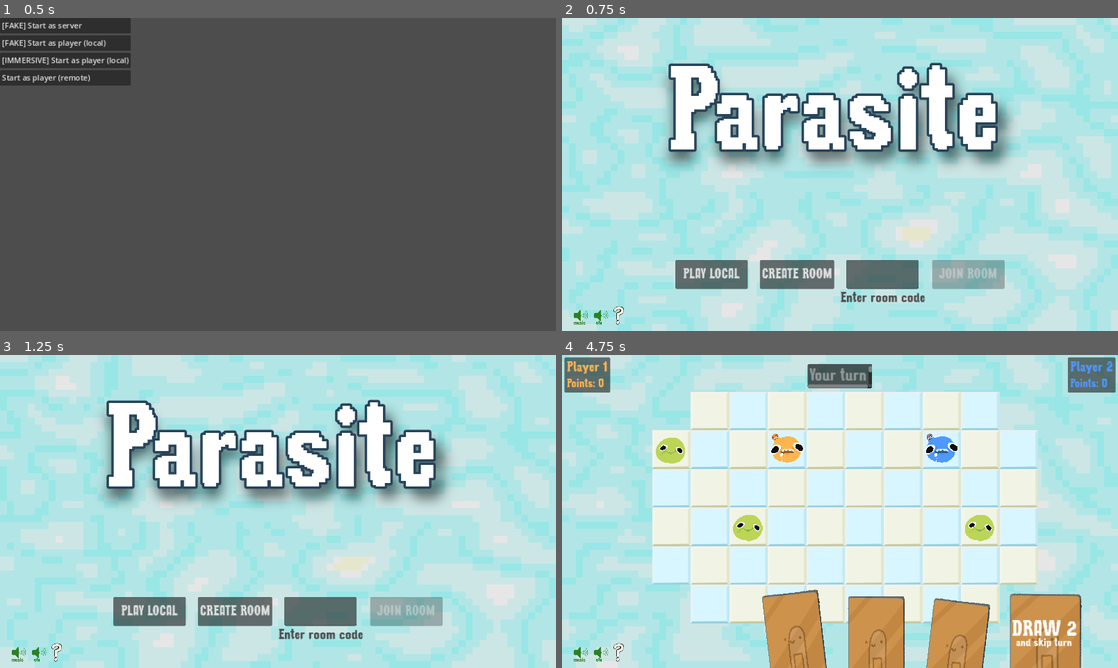
Above: before the commit, frames 1-4 (two rows, left to right).
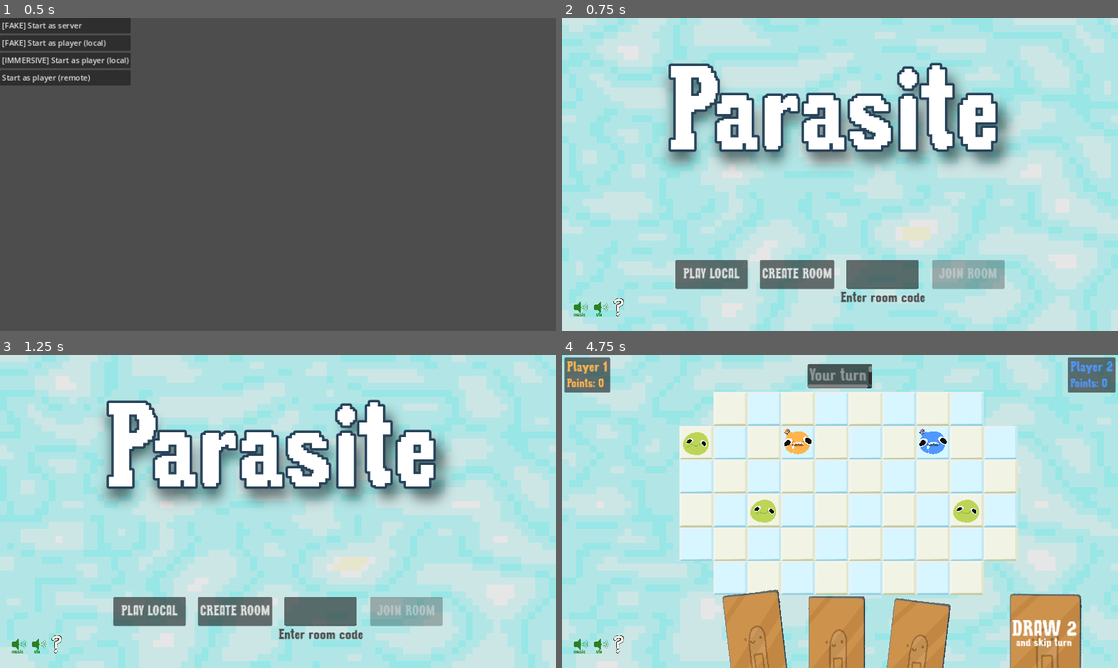
Above: after the commit, the same moments.

Repository: patator62180/GDWL_67
Game: Godot game, scene res://scenes/main/main.tscn
Two runs of this game, one before a commit and one after it. Both use one fixed random seed, a clock stepped at 60 frames per second and the inputs below.
Inputs (mouse positions are in pixels of both pictures, inside the frame that each line leads up to; where the layout moved, square brackets give the same spot in the first picture):
- Up to frame 1 (0.5 s): no input
- Up to frame 2 (0.75 s): click "[FAKE] Start as player (local)" at 0.5 s
- Up to frame 3 (1.25 s): no input
- Up to frame 4 (4.75 s): click (884, 611) at 1.27 s; type "12" at 1.35 s; click (578, 642) [578, 652] at 2 s; click (600, 642) [600, 652] at 2.75 s; click (617, 642) [617, 652] at 3.5 s; click "PLAY LOCAL" at 4.25 s

Frame 1 is identical in both runs. In frame 2, 0.2% of the frame differs, in the area x 2-12%, y 89-98%; in frame 3, 0.2%; in frame 4, 33%, in the area x 2-86%, y 11-100%.

Commit message:
Ajustements UI

Diff:
--- a/scenes/HUD/mute_and_help.tscn
+++ b/scenes/HUD/mute_and_help.tscn
@@ -20,60 +20,70 @@
 
 [node name="CanvasLayer" type="CanvasLayer" parent="." node_paths=PackedStringArray("mute_button_music", "mute_button_sfx", "help_button", "help_panel")]
 script = ExtResource("1_3nq6v")
-mute_button_music = NodePath("MuteMusic")
-mute_button_sfx = NodePath("MuteSFX")
-help_button = NodePath("Help")
-help_panel = NodePath("HelpPanel")
+mute_button_music = NodePath("Control/MuteMusic")
+mute_button_sfx = NodePath("Control/MuteSFX")
+help_button = NodePath("Control/Help")
+help_panel = NodePath("Control/HelpPanel")
 
-[node name="MuteMusic" type="TextureButton" parent="CanvasLayer"]
+[node name="Control" type="Control" parent="CanvasLayer"]
+layout_mode = 3
+anchors_preset = 2
+anchor_top = 1.0
+anchor_bottom = 1.0
+offset_top = -40.0
+offset_right = 40.0
+grow_vertical = 0
+
+[node name="MuteMusic" type="TextureButton" parent="CanvasLayer/Control"]
 offset_left = 15.0
-offset_top = 594.0
+offset_top = -31.0
 offset_right = 59.0
-offset_bottom = 638.0
+offset_bottom = 13.0
 toggle_mode = true
 texture_normal = ExtResource("4_la11i")
 texture_pressed = ExtResource("5_swion")
 ignore_texture_size = true
 stretch_mode = 0
 
-[node name="MuteSFX" type="TextureButton" parent="CanvasLayer"]
+[node name="MuteSFX" type="TextureButton" parent="CanvasLayer/Control"]
 offset_left = 57.0
-offset_top = 594.0
+offset_top = -31.0
 offset_right = 101.0
-offset_bottom = 638.0
+offset_bottom = 13.0
 toggle_mode = true
 texture_normal = ExtResource("4_dt2lj")
 texture_pressed = ExtResource("5_sw0dn")
 ignore_texture_size = true
 stretch_mode = 0
 
-[node name="Help" type="TextureButton" parent="CanvasLayer"]
+[node name="Help" type="TextureButton" parent="CanvasLayer/Control"]
 offset_left = 99.0
-offset_top = 596.0
+offset_top = -29.0
 offset_right = 139.0
-offset_bottom = 636.0
+offset_bottom = 11.0
 toggle_mode = true
 texture_normal = ExtResource("1_nfyei")
 texture_pressed = ExtResource("2_k6il8")
 ignore_texture_size = true
 stretch_mode = 0
 
-[node name="HelpPanel" type="Panel" parent="CanvasLayer"]
+[node name="HelpPanel" type="Panel" parent="CanvasLayer/Control"]
 visible = false
+layout_mode = 1
 anchors_preset = 8
 anchor_left = 0.5
 anchor_top = 0.5
 anchor_right = 0.5
 anchor_bottom = 0.5
-offset_left = -278.5
-offset_top = -159.5
-offset_right = 278.5
-offset_bottom = 159.5
+offset_left = 277.5
+offset_top = 144.5
+offset_right = 834.5
+offset_bottom = 463.5
 grow_horizontal = 2
 grow_vertical = 2
 theme_override_styles/panel = SubResource("StyleBoxFlat_r1ewv")
 
-[node name="RichTextLabel" type="RichTextLabel" parent="CanvasLayer/HelpPanel"]
+[node name="RichTextLabel" type="RichTextLabel" parent="CanvasLayer/Control/HelpPanel"]
 layout_mode = 1
 anchors_preset = 8
 anchor_left = 0.5
--- a/scenes/cards/hand.tscn
+++ b/scenes/cards/hand.tscn
@@ -27,7 +27,9 @@
 anchor_top = 1.0
 anchor_right = 0.5
 anchor_bottom = 1.0
+offset_left = -82.0
 offset_top = -150.0
+offset_right = -82.0
 offset_bottom = 50.0
 grow_horizontal = 2
 grow_vertical = 0
--- a/scenes/game/game.tscn
+++ b/scenes/game/game.tscn
@@ -36,6 +36,8 @@
 PlayerManagers = NodePath("../PlayerManagers")
 
 [node name="Camera2D" parent="." instance=ExtResource("6_upsda")]
+offset = Vector2(-10, 40)
+zoom = Vector2(0.7, 0.7)
 
 [node name="HazardManager" type="Node2D" parent="." node_paths=PackedStringArray("grid")]
 script = ExtResource("3_vmlt8")
